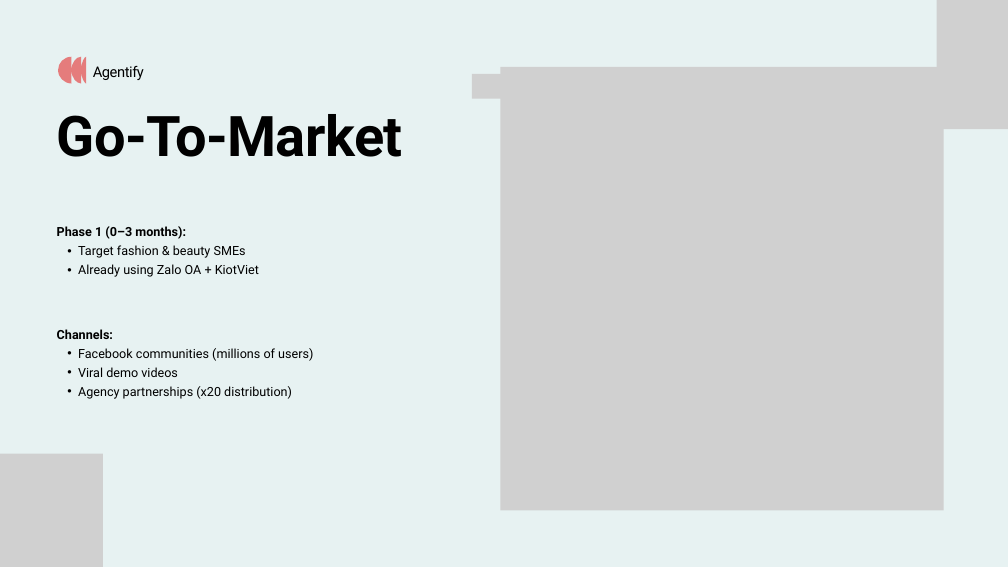
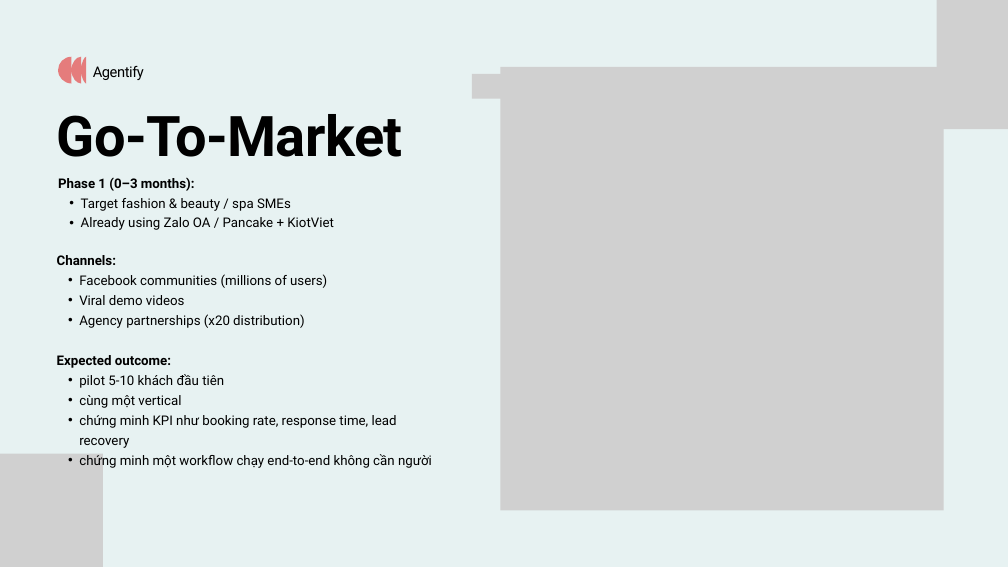
Before and after one commit to marvinphung/agentify, a slide deck: slide 13 of docs/Agentify.pptx (slide 8 before the commit). Drawn at 1008x567 pixels with LibreOffice and Linux fonts; fonts in the diff are those of the drawing; grey boxes stand for pictures. Boxes give left, top, right and bottom in pixels: in the first picture for what was removed or moved away, otherwise in the second. Text is boxed around its words. In the diff, an @@ line names an element or a change of style, - is before the commit and + after.

```diff
--- a/docs/Agentify.pptx
+++ b/docs/Agentify.pptx
@@ text at (58,177,195,191): size 18 to 19 pt in "Phase 1 (0–3 months):"; line spacing 27pt to 28.5pt @@
@@ text "Phase 1 (0–3 months):": place and size @@
-text "Phase 1 (0–3 months):" at (57,226,259,277)
+text "Phase 1 (0–3 months):" at (58,177,334,230)
@@ text at (81,198,334,230): text changed; size 18 to 19 pt @@
-  • Target fashion & beauty SMEs
-  • Already using Zalo OA + KiotViet
+  • Target fashion & beauty / spa SMEs
+  • Already using Zalo OA / Pancake + KiotViet
@@ text "Channels:": place and size @@
-text "Channels:" at (57,329,313,399)
+text "Channels:" at (57,255,327,328)
@@ text "Channels:" at (57,255,327,328): size 18 to 19 pt; line spacing 27pt to 28.5pt; indent changed @@
@@ text added at (57,355,432,468), 19 pt, text #000000 @@
+Expected outcome:
+  • pilot 5-10 khách đầu tiên
+  • cùng một vertical
+  • chứng minh KPI như booking rate, response time, lead recovery
+  • chứng minh một workflow chạy end-to-end không cần người
```
Also in this commit, not shown: 1 other slide changed, 11 slides added, 6 slides removed, 47 other files.
